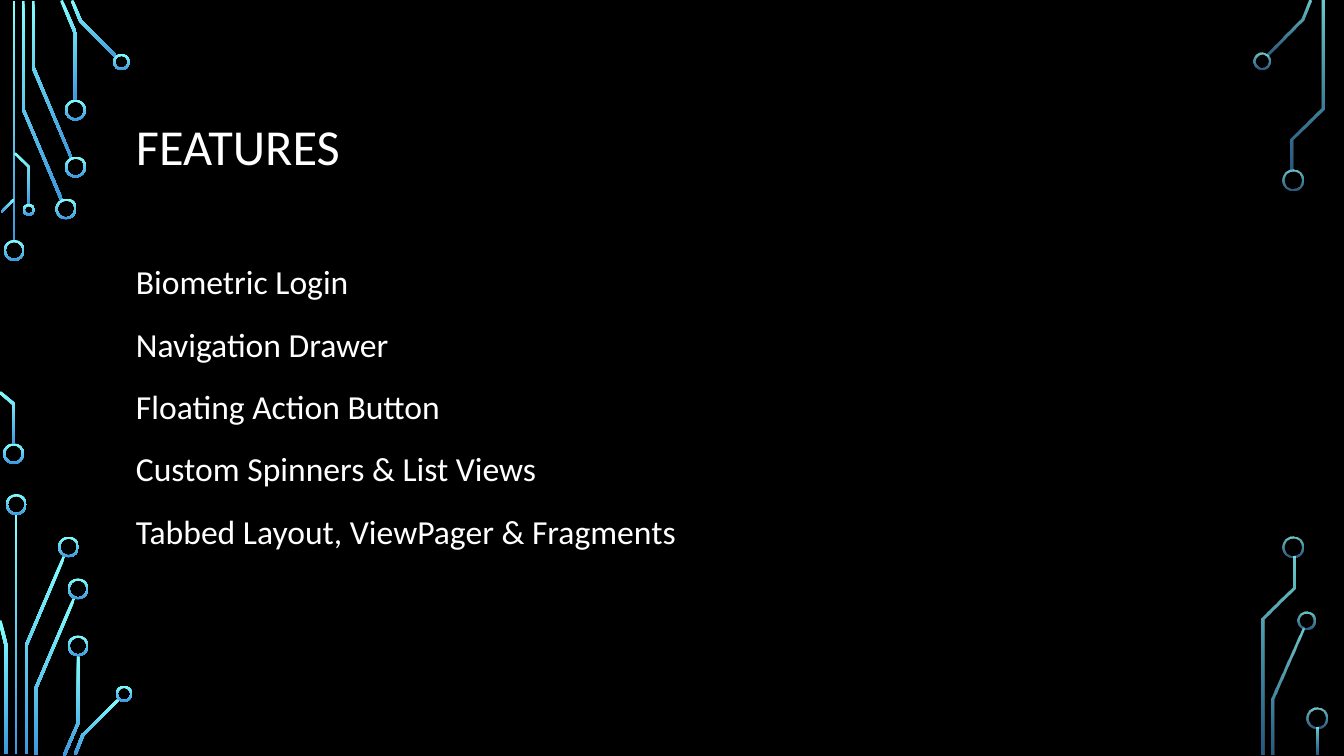
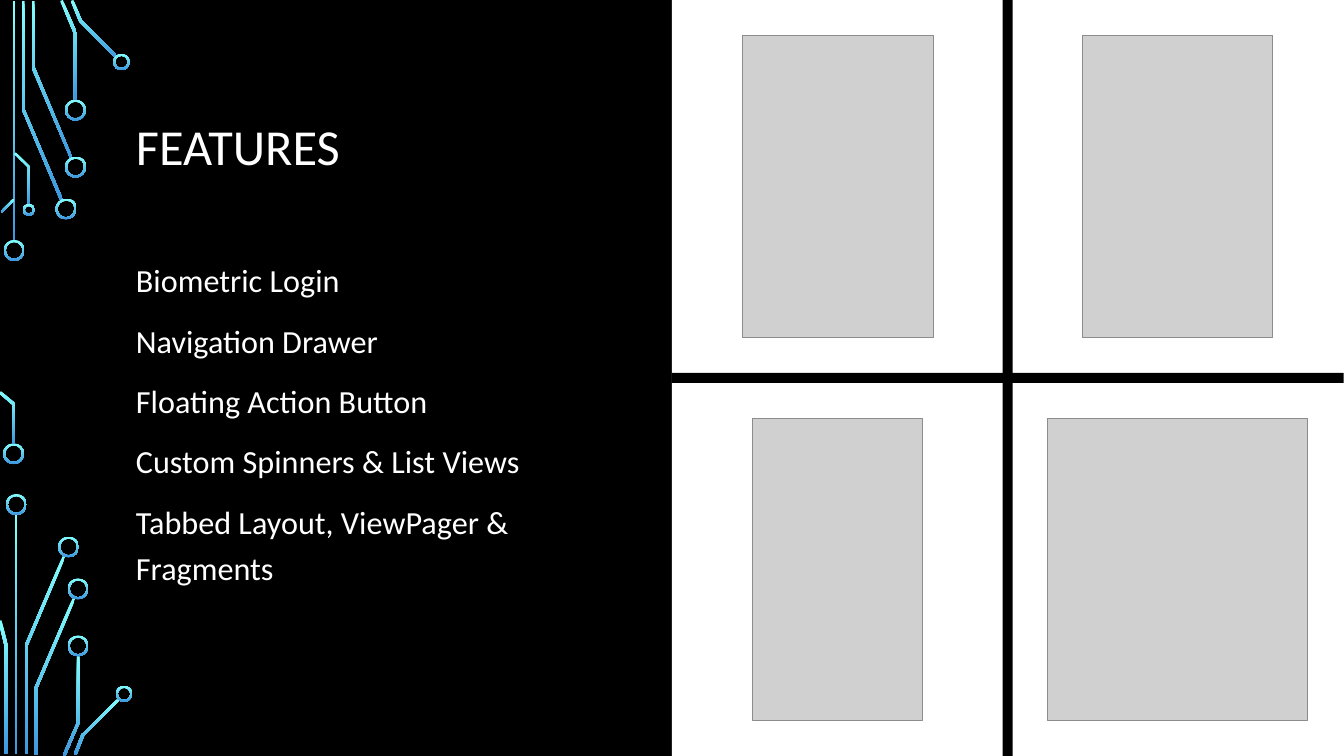
Before and after one commit to MichaelDuToit/SD6501_BudgieCoin_Project, a slide deck: slide 4 of Documentation/Final Project Documentation/SD6501_FinalProject_Presentation_MDuToit.pptx. Drawn at 1344x756 pixels with LibreOffice and Linux fonts; fonts in the diff are those of the drawing; grey boxes stand for pictures; background and template pictures are left out. Boxes give left, top, right and bottom in pixels: in the first picture for what was removed or moved away, otherwise in the second. Text is boxed around its words. In the diff, an @@ line names an element or a change of style, - is before the commit and + after.

```diff
--- a/Documentation/Final Project Documentation/SD6501_FinalProject_Presentation_MDuToit.pptx
+++ b/Documentation/Final Project Documentation/SD6501_FinalProject_Presentation_MDuToit.pptx
@@ rectangle added at (x1=673, y1=0, x2=1344, y2=756), fill #FFFFFF @@
@@ rectangle added at (x1=1003, y1=0, x2=1013, y2=756), fill #000000 @@
@@ picture added at (x1=743, y1=35, x2=934, y2=338) @@
@@ picture added at (x1=1083, y1=35, x2=1272, y2=338) @@
@@ text "Biometric Login" at (x1=136, y1=270, x2=520, y2=586): size 24 to 23 pt @@
@@ rectangle added at (x1=671, y1=373, x2=1344, y2=383), fill #000000 @@
@@ picture added at (x1=753, y1=418, x2=924, y2=721) @@
@@ picture added at (x1=1049, y1=418, x2=1308, y2=721) @@
@@ group removed at (x1=1253, y1=52, x2=1328, y2=729): 5 freeform shapes @@
```
Also in this commit, not shown: 4 other slides changed, 2 other files.
